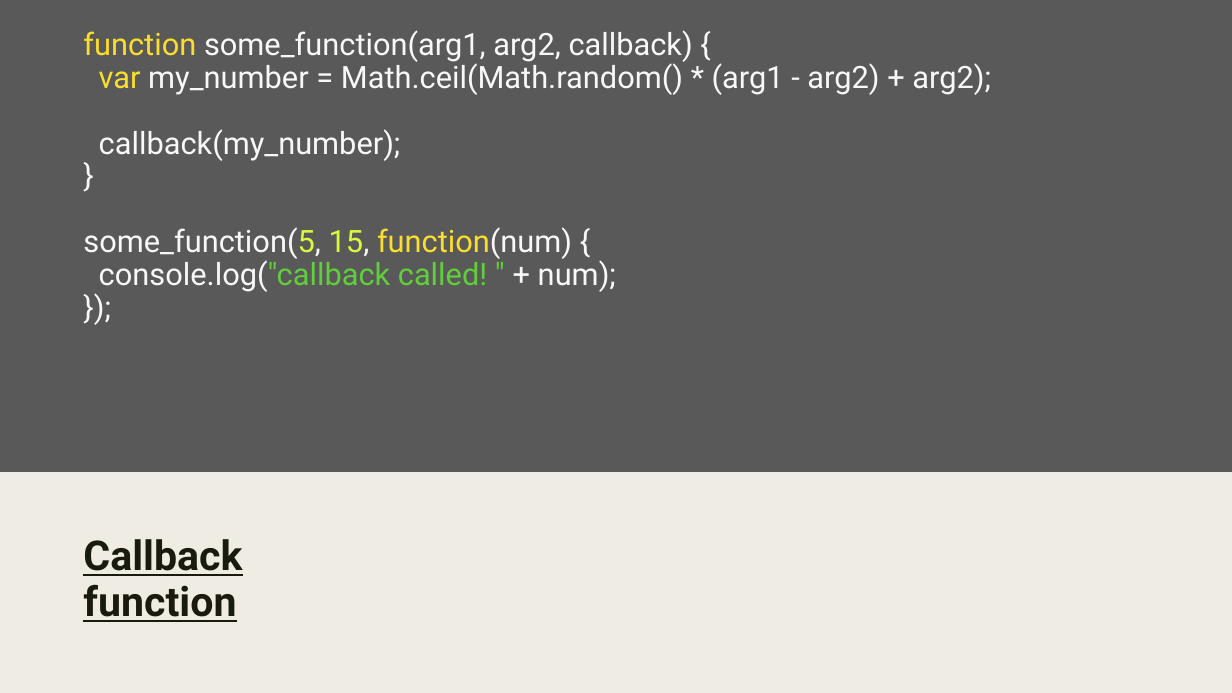
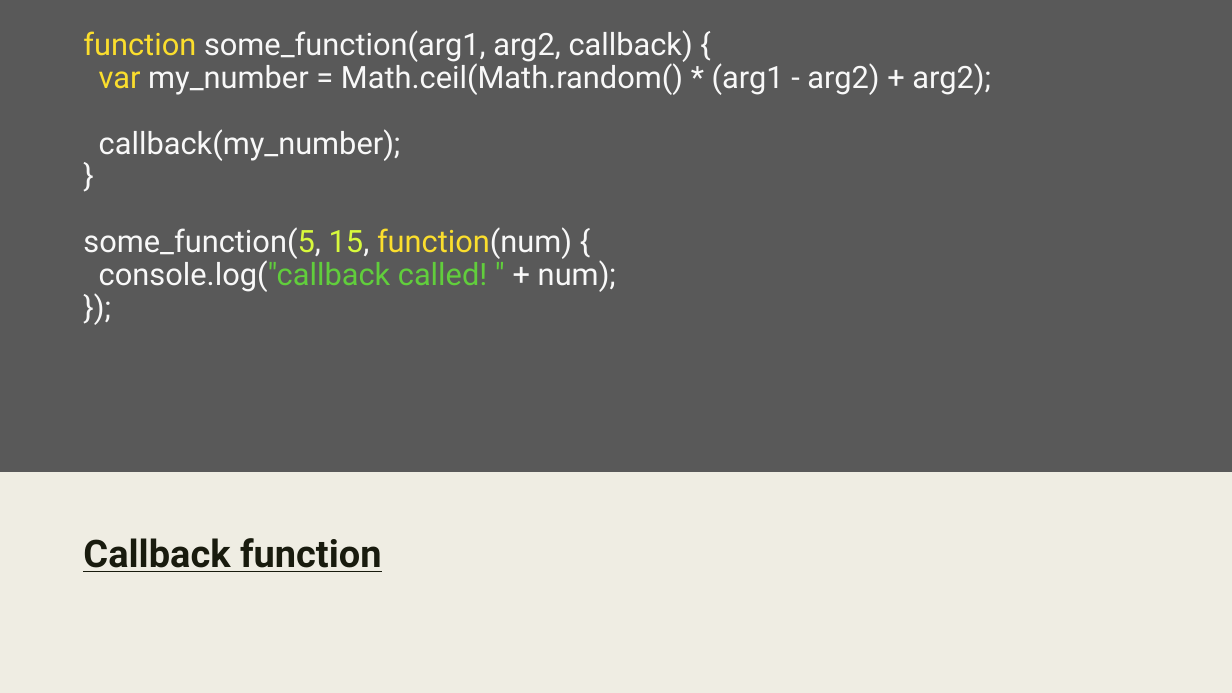
Before and after one commit to pkyurkchiev/mean-stack, a slide deck: slide 15 of presentations/nodeJS.pptx. Drawn at 1232x693 pixels with LibreOffice and Linux fonts; fonts in the diff are those of the drawing. Boxes give left, top, right and bottom in pixels: in the first picture for what was removed or moved away, otherwise in the second. Text is boxed around its words. In the diff, an @@ line names an element or a change of style, - is before the commit and + after.

```diff
--- a/presentations/nodeJS.pptx
+++ b/presentations/nodeJS.pptx
@@ text "Callback function" at [83, 538, 382, 572]: size 32 to 29.6 pt @@
```
Also in this commit, not shown: 5 other slides changed, 5 other files.
